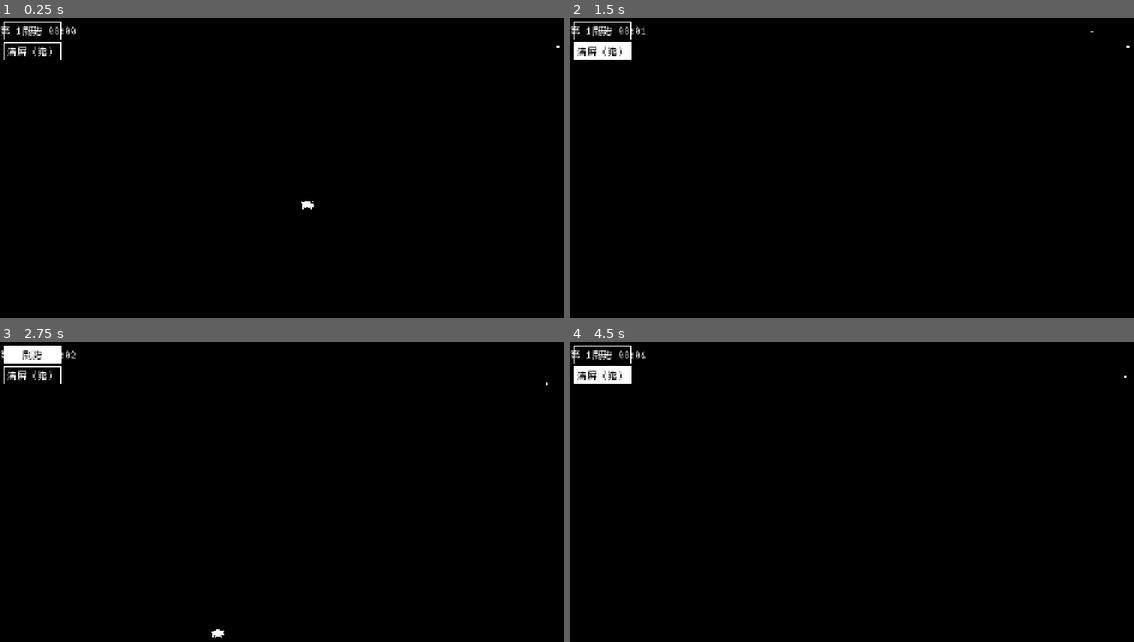
Above: before the commit, frames 1-4 (two rows, left to right).
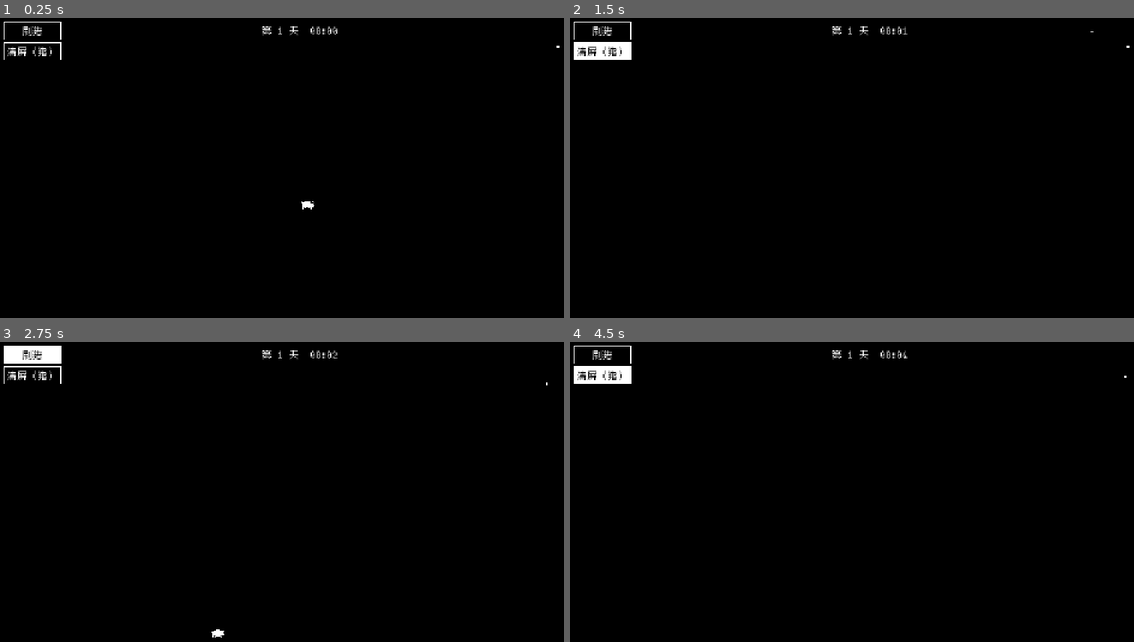
Above: after the commit, the same moments.

Repository: Gindama713/GameForGindama
Game: Godot game, scene res://main.tscn
The game is run twice, just before and just after one commit, with the same random seed, the same clock (stepped at 60 frames per second) and the same inputs.
Inputs:
- Up to frame 1 (0.25 s): no input
- Up to frame 2 (1.5 s): click "刷猪" at 0.5 s; click "清屏（猪）" at 1.25 s
- Up to frame 3 (2.75 s): click "刷猪" at 2 s
- Up to frame 4 (4.5 s): click "清屏（猪）" at 2.75 s; click "刷猪" at 3.5 s; click "清屏（猪）" at 4.25 s

The runs differ from the first frame. In frame 1, 0.3% of the frame differs, in the area x 0-60%, y 2-6%; in frame 2, 0.3%; in frame 3, 0.2%; in frame 4, 0.3%.

Commit message:
行为改「加权随机」+ 顶部时钟居中修复
- Brain v2：v1 的「比大小取最大」是确定性的 —— 高活力猪永远游荡(像发疯)、低活力猪夜里永远静止(像死掉)。
  改成加权随机(轮盘)：性格只调概率、结果随机；新增 Idle「发呆」驱动(让「走」不连续)；
  休息改为有上限的一段睡眠 randf(4~14 分)(会醒)；移动间隔加抖动。
  实测(600 次决策、16 只同群)：高活力最大份额仅 0.36、五种驱动全出现；
  低活力「歇+发呆」0.61 vs 高活力 0.23(性格影响)；夜里中活力 rest 份额 0.47(为主但会动)。
- ui/time_display.gd：修「时间跑到左上角」—— set_anchors_preset 会保留控件最小尺寸(163px)，
  改为显式设 anchors/offsets。实测 pos=(0,8) size=(1280,36) 中心 x=640=视口中心。
- 事实文档：§4.5 Brain 重写、§5.6 决策、§十 数值表、§2.4 坑表 +2 条。

Diff:
--- a/creature/components/brain.gd
+++ b/creature/components/brain.gd
@@ -1,14 +1,20 @@
 class_name Brain
 extends CreatureComponent
 
-## 融合式大脑 —— 多个「行为驱动」各出一份 (方向, 权重)，加权融合后挑最贴近的可走方向。
-## 取代原来的 WanderBrain（无条件游荡 → 猪永远在走，没有停的时候）。
+## 融合式大脑（v2，2026-09-19）—— 用「加权随机（轮盘）」在多个行为驱动中挑一个。
+##
+## 为什么改：v1 是「比大小取最大」，结果是**确定性的** —— 高活力猪永远游荡（像发疯）、
+## 低活力猪一到夜里就一直静止（像死掉）。改为轮盘后：**性格只调「概率」，具体选谁随机**，
+## 于是同一只猪也会走走停停、偶尔发呆；不同个体倾向不同（有的爱动、有的爱歇）。
 ##
 ## 驱动（权重全是占位值，跑出来再调）：
-##   Wander   游荡   永远在，权重随「活力」上升
-##   Social   合群   附近有同类时，权重 = 合群度
-##   Separate 独处   附近有同类时，权重 = 1−合群度
-##   Rest     休息   权重 = (1−活力)+(1−疲劳)+夜晚加权；压过其余驱动 → **真的停下不动**（并睡回疲劳）
+##   Wander   游荡   权重随「活力」上升
+##   Social   合群   附近有同类时 = 合群度，朝邻居重心走（凝聚）
+##   Separate 独处   附近有同类时 = 1−合群度，背离最近邻居（分离）
+##   Rest     休息   权重 = (1−活力)+(1−疲劳)+夜晚加权；选中 → 原地不动（并睡回疲劳）
+##   Idle     发呆   权重 = 基线 + (1−活力)；选中 → 原地**短歇**（让「走」不再连续）
+##
+## 时长也不固定：移动类带抖动、发呆是短歇、休息是**一段有上限的睡眠**（会醒，不是永久静止）。
 ##
 ## 【纪律】只通过协议与别人对话：
 ##   要可走方向 → GridMover（不认识它的内部）；要脾气 → Personality；要邻居 → Perception。
@@ -21,9 +27,16 @@
 const SEPARATE_WEIGHT := 1.0
 const REST_WEIGHT := 1.2
 const FATIGUE_REST_WEIGHT := 0.8   # 疲劳→休息意愿（减速而非致命，见 need_def.gd 注释）
-const FATIGUE_SLOW_FACTOR := 1.5   # 疲劳→决策间隔放大（越累动得越稀）
-const NIGHT_REST_BONUS := 0.7      # 夜晚→休息加权（大部分猪夜里歇着；够大又不至于全歇）
-const SLEEP_RECOVER_RATE := 0.2    # 休息/睡觉时疲劳回复速率（每分钟；10 小时夜≈回满）
+const IDLE_BASE := 0.35            # 发呆基线（保证「走」有间隙，不至于一直动）
+const IDLE_LOW_ENERGY := 0.6       # 低活力更爱站着发呆
+const NIGHT_REST_BONUS := 1.5      # 夜晚→休息加权（轮盘下≈大部分时间在歇，但会偶尔翻动）
+const FATIGUE_SLOW_FACTOR := 1.5   # 疲劳→移动间隔放大（越累动得越稀）
+const SLEEP_RECOVER_RATE := 0.2    # 休息/睡觉时疲劳回复速率（游戏分钟）
+
+## 一次休息（睡眠）的时长范围（游戏分钟）；到点会醒，不是永久静止
+const REST_MIN := 4.0
+const REST_MAX := 14.0
+const JITTER := 0.35               # 移动间隔的随机抖动比例（步频不规律）
 
 var _timer: float = 0.0
 var last_drive: String = "wander"   # 上一次决策选中了什么（调试/检视面板用）
@@ -62,20 +75,15 @@
 	if person != null:
 		energy = person.get_trait("energy")
 		sociability = person.sociability()
-
-	# 疲劳：累了更想歇、更不想动（减速而非死亡，见 need_def.gd 注释）
 	var fatigue_ratio := _fatigue_ratio()
 
-	# --- Rest 休息：低活力 / 高疲劳都想歇；夜里再额外加权 → 大部分猪夜里歇着 ---
+	# --- 各驱动权重：只是「倾向」，最终由加权随机决定 → 性格影响概率、行为随机 ---
+	var wander_w := WANDER_BASE + energy * WANDER_ENERGY
 	var rest_w := (1.0 - energy) * REST_WEIGHT + (1.0 - fatigue_ratio) * FATIGUE_REST_WEIGHT
 	if TimeSystem.is_night():
 		rest_w += NIGHT_REST_BONUS
-
-	# --- Wander 游荡：随机方向，权重随活力 ---
-	var wander_dir := Vector2(GridMover.DIRS[creature.rng.randi_range(0, GridMover.DIRS.size() - 1)])
-	var wander_w := WANDER_BASE + energy * WANDER_ENERGY
-
-	# --- Social / Separate：要有同类邻居才起作用 ---
+	var idle_w := IDLE_BASE + (1.0 - energy) * IDLE_LOW_ENERGY
+
 	var social_w := 0.0
 	var separate_w := 0.0
 	var social_dir := Vector2.ZERO
@@ -89,18 +97,59 @@
 			social_dir = _dir_to_centroid(ns)
 			separate_dir = _dir_from_nearest(ns)
 
-	# 休息压过一切 → 不动（这就是「不再一直走」的机制）
-	if rest_w > 0.0 and rest_w >= maxf(maxf(wander_w, social_w), separate_w):
-		last_drive = "rest"
-		return
-
-	var desired := wander_dir * wander_w + social_dir * social_w + separate_dir * separate_w
+	# --- 加权随机（轮盘）选一个驱动 ---
+	var drives: Array[String] = ["wander", "social", "separate", "rest", "idle"]
+	var weights: Array[float] = [wander_w, social_w, separate_w, rest_w, idle_w]
+	match _roulette(drives, weights):
+		"social":
+			if _step_toward(mover, dirs, social_dir):
+				last_drive = "social"
+				return
+			_wander_step(mover, dirs)      # 无邻居/已重合 → 退化为游荡
+		"separate":
+			if _step_toward(mover, dirs, separate_dir):
+				last_drive = "separate"
+				return
+			_wander_step(mover, dirs)
+		"rest":
+			last_drive = "rest"            # 原地休息（睡觉）
+		"idle":
+			last_drive = "idle"            # 原地发呆（短歇）
+		_:
+			_wander_step(mover, dirs)
+
+func _wander_step(mover: GridMover, dirs: Array[Vector2i]) -> void:
+	_step_toward(mover, dirs, _rand_dir())
+	last_drive = "wander"
+
+func _rand_dir() -> Vector2:
+	var d: Vector2i = GridMover.DIRS[creature.rng.randi_range(0, GridMover.DIRS.size() - 1)]
+	return Vector2(d)
+
+## 加权随机选一项（轮盘）。权重 ≤0 的项不会被选中。
+func _roulette(drives: Array, weights: Array) -> String:
+	var total := 0.0
+	for w in weights:
+		if float(w) > 0.0:
+			total += float(w)
+	if total <= 0.0:
+		return String(drives[0])
+	var r: float = creature.rng.randf() * total
+	var acc := 0.0
+	for i in drives.size():
+		var w := float(weights[i])
+		if w <= 0.0:
+			continue
+		acc += w
+		if r < acc:
+			return String(drives[i])
+	return String(drives[drives.size() - 1])
+
+## 朝 desired 方向走一格；desired 为零向量时返回 false。
+func _step_toward(mover: GridMover, dirs: Array[Vector2i], desired: Vector2) -> bool:
 	if desired.length_squared() < 0.0001:
-		last_drive = "idle"
-		return
-	var best := _pick_best(desired, dirs)
-	if mover.try_step(best):
-		last_drive = _dominant(wander_w, social_w, separate_w)
+		return false
+	return mover.try_step(_pick_best(desired, dirs))
 
 ## 取与 desired 夹角最小的可走方向（可走方向都是单位轴向量，比点积即可）。
 func _pick_best(desired: Vector2, dirs: Array[Vector2i]) -> Vector2i:
@@ -140,38 +189,39 @@
 		return Vector2.ZERO
 	return away.normalized()
 
-func _dominant(wander_w: float, social_w: float, separate_w: float) -> String:
-	var m := maxf(maxf(wander_w, social_w), separate_w)
-	if m == wander_w:
-		return "wander"
-	if m == social_w:
-		return "social"
-	return "separate"
-
-## 决策间隔：基数来自物种（CreatureDef.move_interval），随活力缩短；休息后拉长。
+## 决策间隔：移动类带抖动；发呆=短歇；休息=一段（有上限）睡眠；越累移动越慢。
 func _reset_timer() -> void:
 	var base := 1.0
 	if creature.def != null and creature.def.move_interval > 0.0:
 		base = creature.def.move_interval
+
 	var energy := 0.5
 	var person := creature.get_component(Personality) as Personality
 	if person != null:
 		energy = person.get_trait("energy")
-	var mult := 1.6 - energy              # 高活力 → 更频繁
-	if last_drive == "rest":
-		mult *= 2.5                       # 休息要歇久一点
 	var fr := _fatigue_ratio()
-	if fr < 1.0:
-		mult *= 1.0 + (1.0 - fr) * FATIGUE_SLOW_FACTOR   # 越累决策越稀 → 网格上减速
-	var t: float = base * mult + creature.rng.randf_range(-0.2, 0.2)
-	_timer = maxf(t, 0.1)
+
+	var t: float = base
+	match last_drive:
+		"rest":
+			# 一次睡一段（会醒）；越累睡得越久
+			t = creature.rng.randf_range(REST_MIN, REST_MAX) * (1.0 + (1.0 - fr) * 0.5)
+		"idle":
+			t = base * creature.rng.randf_range(0.4, 3.0)
+		"blocked":
+			t = base * 0.5
+		_:
+			# 移动类：活力高更频繁；疲劳低更慢；再加抖动 → 步频不规律
+			t = base * (1.6 - energy) * creature.rng.randf_range(1.0 - JITTER, 1.0 + JITTER)
+			if fr < 1.0:
+				t *= 1.0 + (1.0 - fr) * FATIGUE_SLOW_FACTOR
+	_timer = maxf(t, 0.15)
 
 ## 调试自述（生成日志 + 调试器检查器里的 debug/components/brain 行）
 func debug_state() -> String:
 	return "上次=%s 下次 %.1fs" % [last_drive, _timer]
 
 ## 疲劳满足度（1=精神饱满，0=精疲力竭）。无 Needs 组件 / 无 fatigue 需求 → 返回 1.0（不影响行为）。
-## 此处只读不写：将来若加「睡觉恢复疲劳」，让 rest 状态调用 Needs.restore("fatigue", …) 即可，本函数不动。
 func _fatigue_ratio() -> float:
 	var needs_comp := creature.get_component(Needs) as Needs
 	if needs_comp == null:
--- a/ui/time_display.gd
+++ b/ui/time_display.gd
@@ -7,8 +7,16 @@
 var _last_text: String = ""
 
 func _ready() -> void:
-	# 顶边通栏 + 水平居中：文本变宽也不会偏（不用 MINSIZE，免得改字后不重新居中）
-	set_anchors_preset(Control.PRESET_TOP_WIDE)
+	# 通栏 + 水平/垂直居中。**必须显式写 anchors 与 offsets**：
+	# 实测 `set_anchors_preset()` 会把控件尺寸按当前文本宽度保留（只有 ~163px 宽、贴在左边），
+	# 于是 horizontal_alignment=CENTER 只在那个窄盒子里居中 → 文字跑到左上角。
+	# 把 offset_left / offset_right 归零，控件才真正横跨整个视口、文字落在正中。
+	anchor_left = 0.0
+	anchor_right = 1.0
+	anchor_top = 0.0
+	anchor_bottom = 0.0
+	offset_left = 0.0
+	offset_right = 0.0
 	offset_top = 8.0
 	offset_bottom = 44.0
 	horizontal_alignment = HORIZONTAL_ALIGNMENT_CENTER
Not shown, changed: docs/事实文档.md
